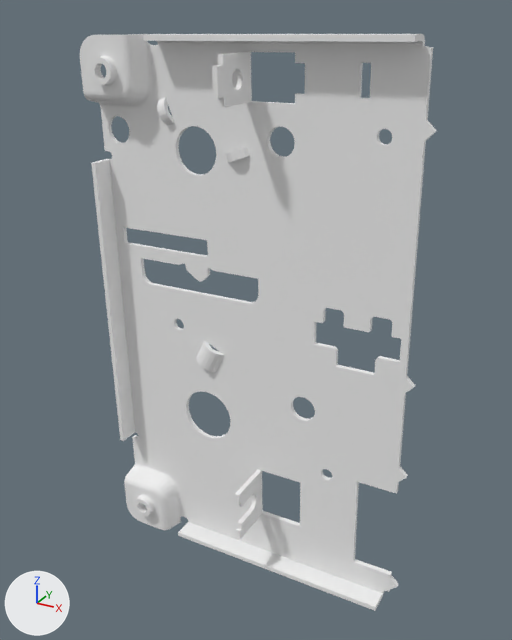
Before and after pictures for a commit that changed the glTF model Teste_pe.glb.
The view is the same before and after, from a 50 mm camera at (9.06, -13.81, 14.0) aimed at (0.89, 1.05, 6.58). The lights are fixed; the arrows at lower left show +X, +Y and +Z. The first picture is the older version.

In view in the first picture: '03503.0035.13_B1_2-ESTOJO MEC BAN 55X70 _specification_ 03503.0035.13-B1-dwg1_'.
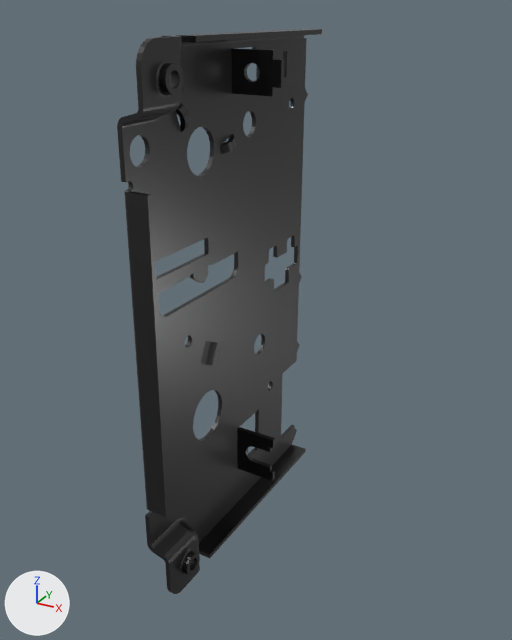
Diff of the bpy script that builds the scene:
```diff
--- a/Teste_pe.glb.py
+++ b/Teste_pe.glb.py
@@ mat_03503_0035_13_b1_2_estojo_mec_ban_55x70__specification__03503_0035_13_b1_dwg1_material0 @@
 mat_03503_0035_13_b1_2_estojo_mec_ban_55x70__specification__03503_0035_13_b1_dwg1_material0 = principled_material('03503_0035_13_B1_2_ESTOJO_MEC_BAN_55X70__specification__03503_0035_13_B1_dwg1_Material0')
-mat_03503_0035_13_b1_2_estojo_mec_ban_55x70__specification__03503_0035_13_b1_dwg1_material0.base_color = (0.875, 0.875, 0.875)  # white #f0f0f0
-mat_03503_0035_13_b1_2_estojo_mec_ban_55x70__specification__03503_0035_13_b1_dwg1_material0.roughness = 0.859
+mat_03503_0035_13_b1_2_estojo_mec_ban_55x70__specification__03503_0035_13_b1_dwg1_material0.base_color = (0.072, 0.072, 0.072)  # dark grey #4c4c4c
+mat_03503_0035_13_b1_2_estojo_mec_ban_55x70__specification__03503_0035_13_b1_dwg1_material0.roughness = 0.312
+mat_03503_0035_13_b1_2_estojo_mec_ban_55x70__specification__03503_0035_13_b1_dwg1_material0.metallic = 1.0
@@ ob_03503_0035_13_b1_2_estojo_mec_ban_55x70__specification__03503_0035_13_b1_dwg1 @@
 ob_03503_0035_13_b1_2_estojo_mec_ban_55x70__specification__03503_0035_13_b1_dwg1.location = (0.0, 0.0, 4.0)
-ob_03503_0035_13_b1_2_estojo_mec_ban_55x70__specification__03503_0035_13_b1_dwg1.rotation_euler = (-0.000364, 3.126, -0.00164)  # degrees (0, 179, -0.1)
+ob_03503_0035_13_b1_2_estojo_mec_ban_55x70__specification__03503_0035_13_b1_dwg1.rotation_euler = (-0.00409, -3.139, 1.553)  # degrees (-0.2, -180, 89)
 ob_03503_0035_13_b1_2_estojo_mec_ban_55x70__specification__03503_0035_13_b1_dwg1.scale = (0.1, 0.1, 0.1)
```

Location of each change, [x1, y1, x2, y2] in pixels of the pictures (512 x 640 px):
'03503.0035.13_B1_2-ESTOJO MEC BAN 55X70 _specification_ 03503.0035.13-B1-dwg1_', recoloured, surface changed, turned: before [80, 34, 436, 611]; after [117, 29, 322, 594]
